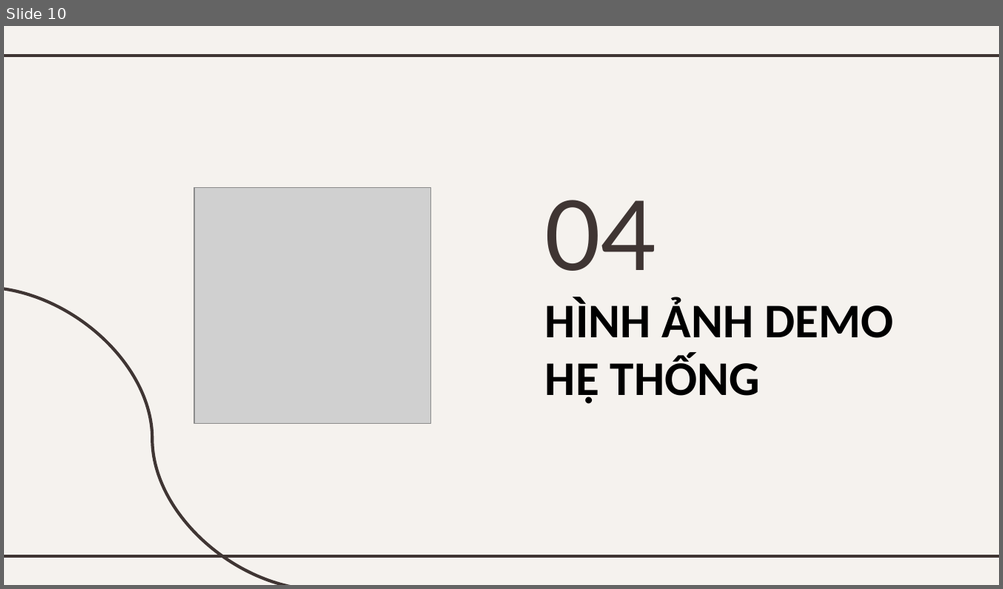
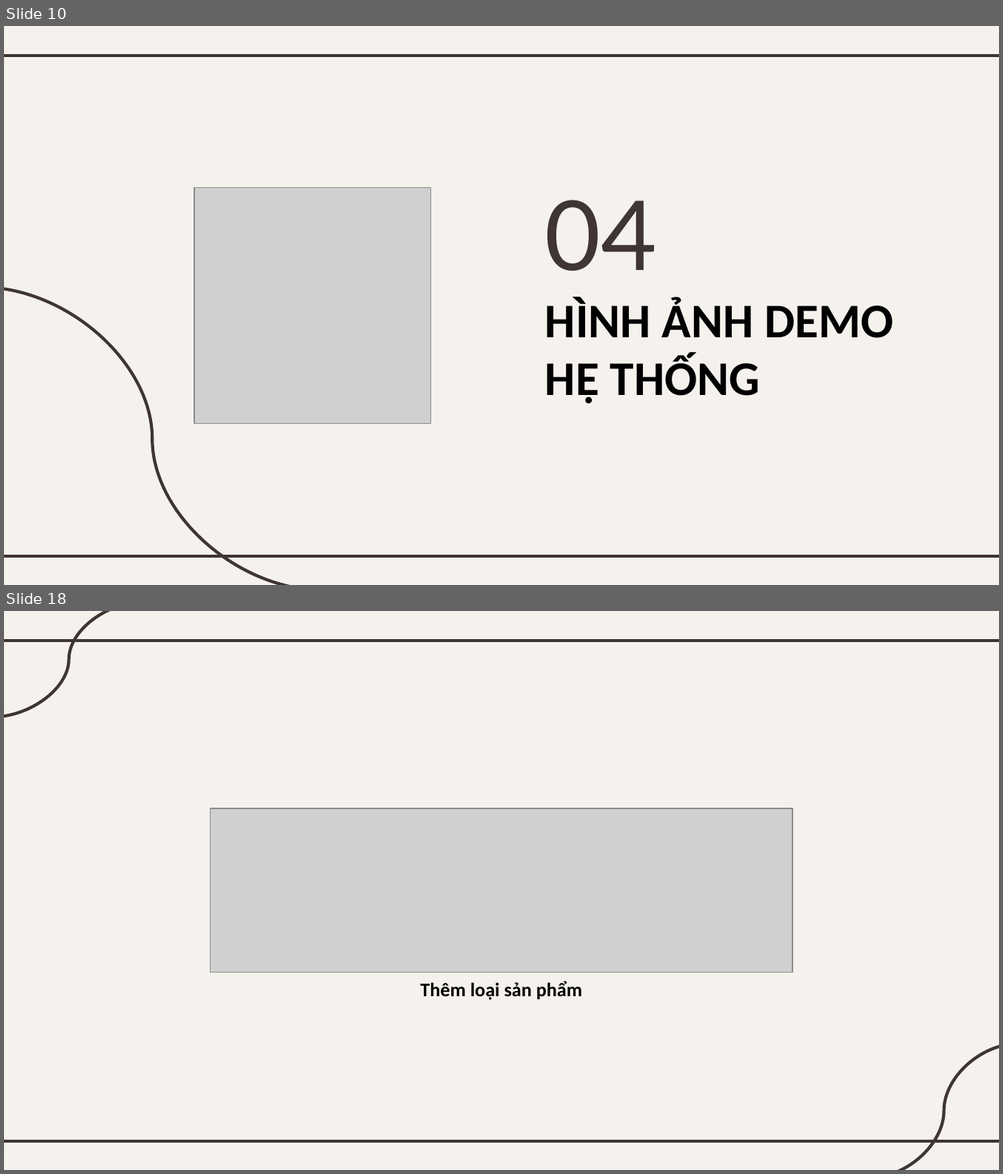
Before and after one commit to ngovinhhung2001/project.qtdlieu, a slide deck: Báo cáo QTDLiệu.pptx. Shown one above the other, each under a label of ours: slide 10 before the commit, slides 10 and 18 after it; the slides between them are not shown. The pictures are 1003x589 and 1003x1174 pixels, drawn with LibreOffice and Linux fonts; fonts in the diff are those of the drawing; grey boxes stand for pictures. Boxes give left, top, right and bottom in pixels: in the first picture for what was removed or moved away, otherwise in the second. Text is boxed around its words. In the diff, an @@ line names an element or a change of style, - is before the commit and + after.

```diff
--- a/Báo cáo QTDLiệu.pptx
+++ b/Báo cáo QTDLiệu.pptx
@@ slide 18 added at (4, 611, 999, 1170), background #F5F2EE; not listed: 2 template elements that a slide beside it also shows @@
@@ curved line added from (146, 611) to (4, 718), #3F3533 2.25 pt @@
@@ picture added at (210, 809, 791, 973) @@
@@ text added at (420, 981, 582, 1000), 14 pt, text #000000, bold @@
+Thêm loại sản phẩm
@@ curved line added from (999, 1044) to (868, 1170), #3F3533 2.25 pt @@
```
Also in this commit, not shown: 1 slide changed, 19 other slides added, 3 slides removed, 13 other files.
